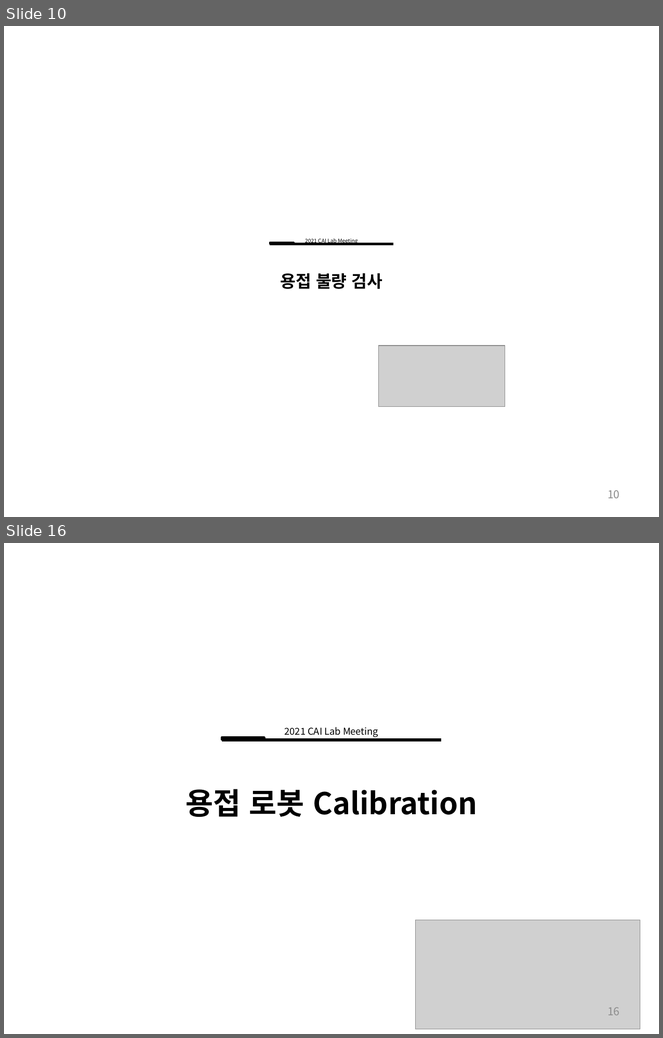
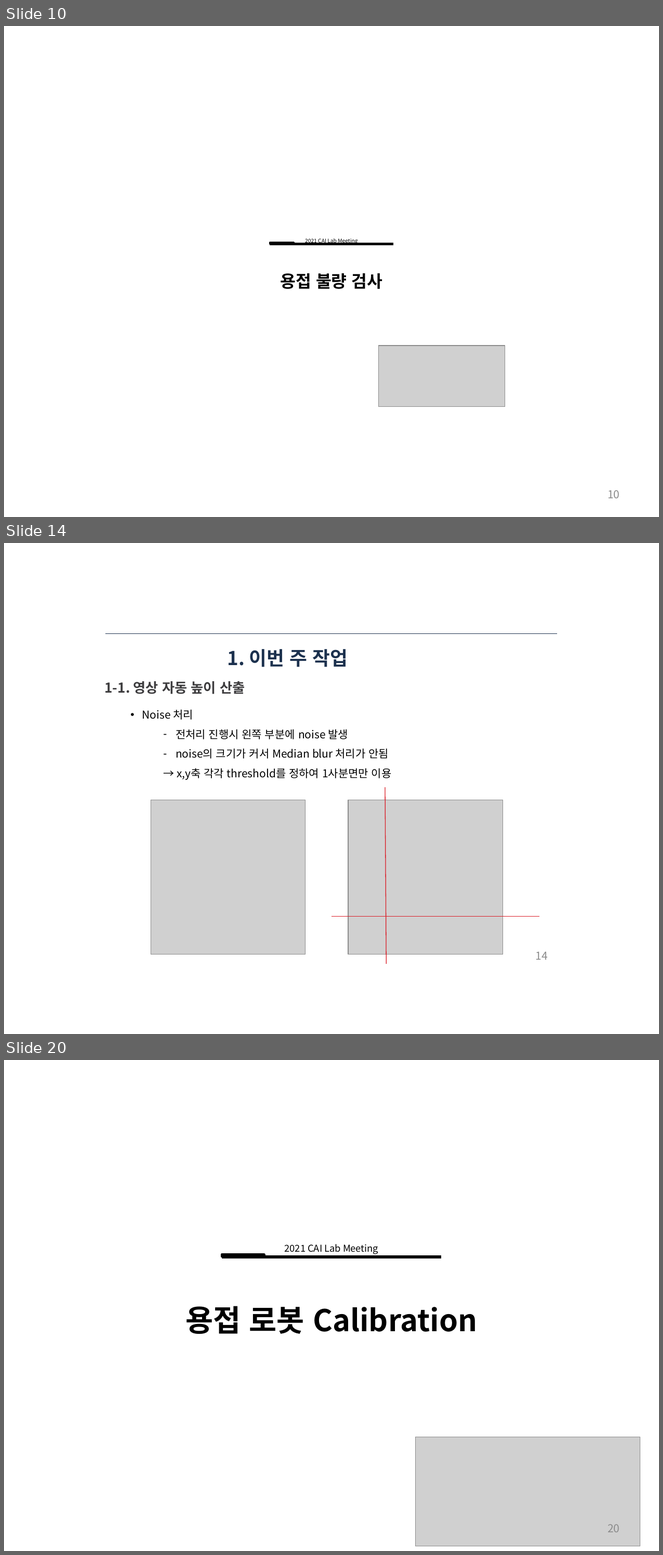
Before and after one commit to ssh6189/2022.03.12, a slide deck: 2022년 3월 12일 용접자동화로봇.pptx. Shown one above the other, each under a label of ours: slides 10 and 16 before the commit, slides 10, 14 and 20 after it; the slides between them are not shown. The pictures are 663x1038 and 663x1555 pixels, drawn with LibreOffice and Linux fonts; fonts in the diff are those of the drawing; grey boxes stand for pictures. Boxes give left, top, right and bottom in pixels: in the first picture for what was removed or moved away, otherwise in the second. Text is boxed around its words. In the diff, an @@ line names an element or a change of style, - is before the commit and + after.

```diff
--- a/2022년 3월 12일 용접자동화로봇.pptx
+++ b/2022년 3월 12일 용접자동화로봇.pptx
@@ slide 14 added at [4,543,659,1034], background #FFFFFF @@
@@ line added from (105, 634) to (557, 634), #1C314E 0.75 pt @@
@@ title added at [228,649,348,667], 21 pt, text #1C314E, bold @@
+1. 이번 주 작업
@@ text added at [104,681,245,694], 15 pt, text #3D3C3E, bold @@
+1-1. 영상 자동 높이 산출
@@ text added at [142,709,392,780], 12 pt, text #000000 @@
+• Noise 처리
+  – 전처리 진행시 왼쪽 부분에 noise 발생
+  – noise의 크기가 커서 Median blur 처리가 안됨
+  → x,y축 각각 threshold를 정하여 1사분면만 이용
@@ line added from (385, 787) to (387, 964), #DA1A23 0.75 pt @@
@@ picture added at [151,800,306,954] @@
@@ picture added at [349,800,503,954] @@
@@ line added from (332, 916) to (539, 916), #DA1F28 0.75 pt @@
@@ page number added at [536,952,548,960], 12 pt, text #8C8C8C @@
+14
@@ what was slide 16 is now slide 20 @@
@@ page number at [608,1524,620,1533]: text changed @@
-16
+20
```
Also in this commit, not shown: 2 slides changed, 6 other slides added, 3 slides removed.
